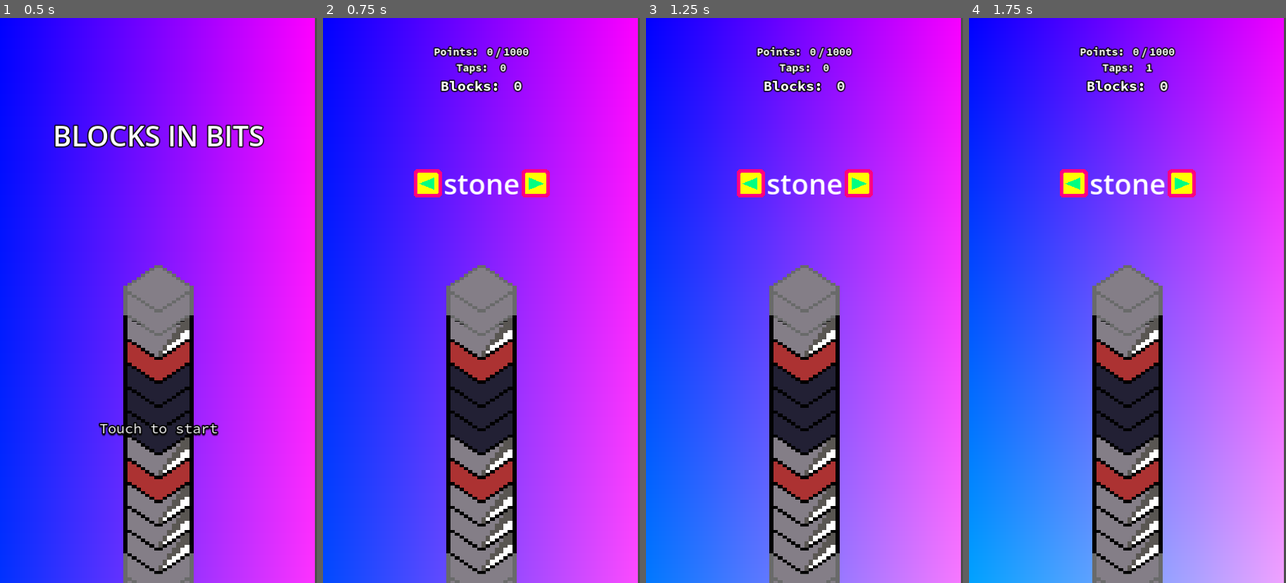
Above: before the commit, frames 1-4 (left to right).
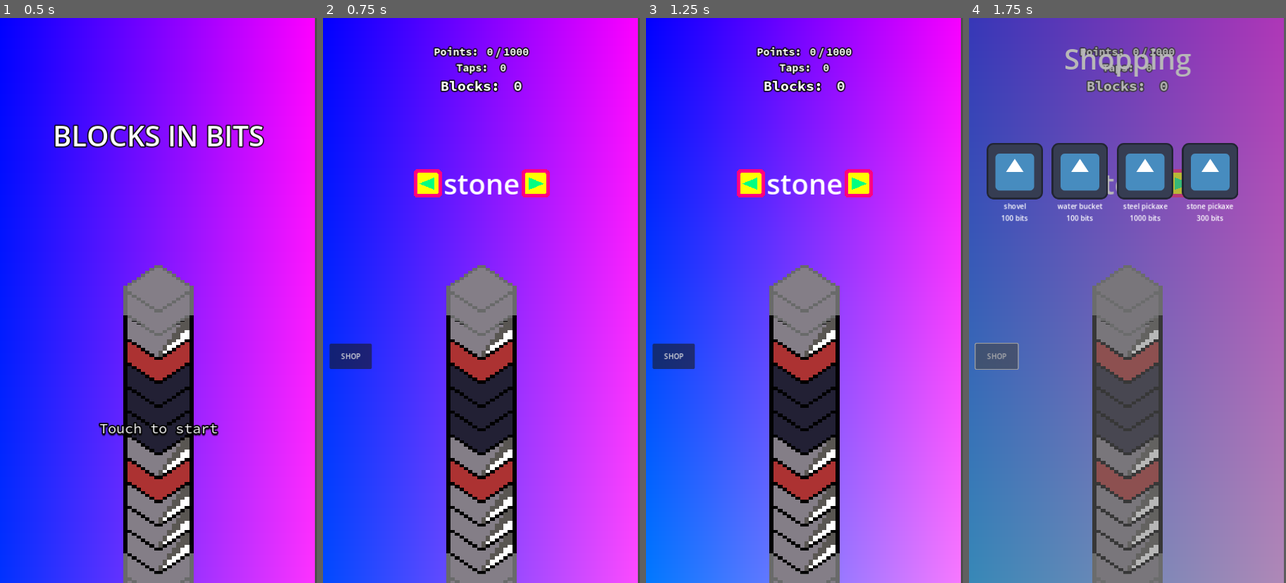
Above: after the commit, the same moments.

Repository: tfcb93/block-in-bits
Game: Godot game, scene res://Scenes/game.tscn
Two runs of this game, one before a commit and one after it. Both use one fixed random seed, a clock stepped at 60 frames per second and the inputs below. The engine's default icon, where the game draws it, is replaced by a stand-in: a white triangle on a blue panel in a dark square.
Inputs (mouse positions are in pixels of both pictures, inside the frame that each line leads up to):
- Up to frame 1 (0.5 s): no input
- Up to frame 2 (0.75 s): move the mouse to (551, 272) at 0.52 s; click (551, 272) at 0.67 s
- Up to frame 3 (1.25 s): no input
- Up to frame 4 (1.75 s): click (997, 357) at 1.25 s, where only the run after the commit has a clickable "SHOP"

Frame 1 is identical in both runs. In frame 2, 0.6% of the frame differs, in the area x 2-16%, y 57-63%; in frame 3, 0.6%; in frame 4, 93%, in the area x 0-100%, y 0-100%.

Commit message:
Starts shopping implementation

Diff:
--- a/Scenes/game.tscn
+++ b/Scenes/game.tscn
@@ -10,6 +10,7 @@
 [ext_resource type="PackedScene" uid="uid://bvdotdi1t80tg" path="res://Scenes/start_screen.tscn" id="7_lre40"]
 [ext_resource type="PackedScene" uid="uid://3ri8srhpwkac" path="res://Scenes/pickaxe_bag.tscn" id="8_upw6x"]
 [ext_resource type="PackedScene" uid="uid://csttkv7omrvrp" path="res://Scenes/game_over.tscn" id="10_2jao5"]
+[ext_resource type="PackedScene" uid="uid://y1vbj40iecwn" path="res://Scenes/shopping.tscn" id="11_io7s5"]
 
 [node name="Game" type="Node2D"]
 script = ExtResource("1_25r8w")
@@ -33,3 +34,14 @@
 [node name="Pickaxe Bag" parent="." instance=ExtResource("8_upw6x")]
 
 [node name="Game Over" parent="." instance=ExtResource("10_2jao5")]
+
+[node name="Button" type="Button" parent="."]
+offset_left = 15.0
+offset_top = 738.0
+offset_right = 111.0
+offset_bottom = 795.0
+text = "SHOP"
+
+[node name="Shopping" parent="." instance=ExtResource("11_io7s5")]
+
+[connection signal="button_down" from="Button" to="." method="_on_button_button_down"]
--- a/Scenes/shopping.tscn
+++ b/Scenes/shopping.tscn
@@ -1,83 +1,40 @@
 [gd_scene load_steps=3 format=3 uid="uid://y1vbj40iecwn"]
 
-[ext_resource type="Texture2D" uid="uid://cpc3ojrt0sux4" path="res://icon.svg" id="1_alobm"]
-[ext_resource type="LabelSettings" uid="uid://uxka7yvwdooc" path="res://Resources/Settings/center_text_label_settings.tres" id="1_hbn0n"]
+[ext_resource type="Script" path="res://Scripts/shopping.gd" id="1_feopm"]
+
+[sub_resource type="LabelSettings" id="LabelSettings_jkwm3"]
+font_size = 64
 
 [node name="Shopping" type="CanvasLayer"]
+script = ExtResource("1_feopm")
+
+[node name="Title" type="Label" parent="."]
+offset_top = 48.0
+offset_right = 721.0
+offset_bottom = 136.0
+text = "Shopping"
+label_settings = SubResource("LabelSettings_jkwm3")
+horizontal_alignment = 1
 
 [node name="bg" type="ColorRect" parent="."]
-offset_left = 2.0
-offset_top = 331.0
-offset_right = 719.0
-offset_bottom = 786.0
+anchors_preset = 15
+anchor_right = 1.0
+anchor_bottom = 1.0
+grow_horizontal = 2
+grow_vertical = 2
 color = Color(0.431373, 0.431373, 0.431373, 0.498039)
 
-[node name="Titles" type="VBoxContainer" parent="."]
-anchors_preset = 5
-anchor_left = 0.5
-anchor_right = 0.5
-offset_left = -324.5
-offset_top = 363.0
-offset_right = 324.5
-offset_bottom = 543.0
-grow_horizontal = 2
-
-[node name="Label" type="Label" parent="Titles"]
-layout_mode = 2
-text = "It's shopping time!
-"
-label_settings = ExtResource("1_hbn0n")
-horizontal_alignment = 1
-
-[node name="Label2" type="Label" parent="Titles"]
-layout_mode = 2
-text = "Choose one of those!"
-label_settings = ExtResource("1_hbn0n")
-horizontal_alignment = 1
-
-[node name="Items" type="HBoxContainer" parent="."]
-offset_left = 164.0
-offset_top = 562.5
-offset_right = 556.0
-offset_bottom = 717.5
+[node name="items" type="GridContainer" parent="."]
+anchors_preset = -1
+anchor_left = 0.056
+anchor_top = 0.221
+anchor_right = 0.962
+anchor_bottom = 1.0
+offset_left = -0.32
+offset_top = 0.119995
+offset_right = 0.359924
 grow_horizontal = 2
 grow_vertical = 2
-
-[node name="Item 1" type="VBoxContainer" parent="Items"]
-layout_mode = 2
-alignment = 1
-
-[node name="TextureButton" type="TextureButton" parent="Items/Item 1"]
-layout_mode = 2
-texture_normal = ExtResource("1_alobm")
-
-[node name="Label" type="Label" parent="Items/Item 1"]
-layout_mode = 2
-text = "Bottom Text"
-horizontal_alignment = 1
-
-[node name="Item 2" type="VBoxContainer" parent="Items"]
-layout_mode = 2
-alignment = 1
-
-[node name="TextureButton" type="TextureButton" parent="Items/Item 2"]
-layout_mode = 2
-texture_normal = ExtResource("1_alobm")
-
-[node name="Label" type="Label" parent="Items/Item 2"]
-layout_mode = 2
-text = "Bottom Text"
-horizontal_alignment = 1
-
-[node name="Item 3" type="VBoxContainer" parent="Items"]
-layout_mode = 2
-alignment = 1
-
-[node name="TextureButton" type="TextureButton" parent="Items/Item 3"]
-layout_mode = 2
-texture_normal = ExtResource("1_alobm")
-
-[node name="Label" type="Label" parent="Items/Item 3"]
-layout_mode = 2
-text = "Bottom Text"
-horizontal_alignment = 1
+theme_override_constants/h_separation = 20
+theme_override_constants/v_separation = 25
+columns = 4
--- /dev/null
+++ b/Scenes/shopping_item.tscn
@@ -0,0 +1,21 @@
+[gd_scene load_steps=3 format=3 uid="uid://bpaut6ihujxh1"]
+
+[ext_resource type="Script" path="res://Scripts/shopping_item.gd" id="1_6yhex"]
+[ext_resource type="Texture2D" uid="uid://cpc3ojrt0sux4" path="res://icon.svg" id="1_rs27i"]
+
+[node name="Item" type="VBoxContainer"]
+script = ExtResource("1_6yhex")
+
+[node name="Picture" type="TextureButton" parent="."]
+layout_mode = 2
+texture_normal = ExtResource("1_rs27i")
+
+[node name="Name" type="Label" parent="."]
+layout_mode = 2
+text = "Product"
+horizontal_alignment = 1
+
+[node name="Price" type="Label" parent="."]
+layout_mode = 2
+text = "$10000"
+horizontal_alignment = 1
--- a/Scripts/block.gd
+++ b/Scripts/block.gd
@@ -7,7 +7,7 @@
 
 func _ready() -> void:
 	block_sprite.texture = CompressedTexture2D.new();
-	block_sprite.texture = load("res://Resources/Images/" + block_type + ".png");
+	block_sprite.texture = load("res://Resources/Images/Blocks/" + block_type + ".png");
 	set_life();
 
 func set_life() -> void:
--- a/Scripts/game.gd
+++ b/Scripts/game.gd
@@ -5,6 +5,8 @@
 @onready var block_pile := $"Block Pile";
 @onready var selector := $Selector;
 @onready var game_over_screen := $"Game Over";
+@onready var shop_button := $Button;
+@onready var shopping := $Shopping;
 
 var counter_value := 0;
 
@@ -12,6 +14,8 @@
 	counters_node.visible = false;
 	game_over_screen.visible = false;
 	selector.visible = false;
+	shop_button.visible = false;
+	shopping.visible = false;
 	var screensize := get_viewport_rect().size;
 
 func _unhandled_input(event: InputEvent) -> void:
@@ -22,6 +26,7 @@
 				$"Start Screen".visible = false;
 				counters_node.visible = true;
 				selector.visible = true;
+				shop_button.visible = true;
 			else:
 				Globals.total_taps += 1;
 				block_tap_action();
@@ -35,3 +40,9 @@
 	block_pile.set_actual_block_damage(pickaxe_damage);
 	pickaxe_bag.set_actual_pickaxe_damage(block_damage);
 	Globals.actual_block_points += block_points;
+
+
+func _on_button_button_down() -> void:
+	# I have to find a way to block the touch
+	# I have to find a wait to close it as well
+	shopping.visible = true;
--- a/Scripts/globals.gd
+++ b/Scripts/globals.gd
@@ -35,6 +35,13 @@
 	"stone" = {"earth" = 1, "stone" = 1, "coal" = 1, "metal" = 1, "ruby" = 1, "emerald" = 1, "lava" = 1, "dark_matter" = 1},
 }
 
+var pickaxe_information = {
+	"shovel" = {"name" = "shovel", "image_name" = "shovel", "price" = 100, "life_at_start" = 1},
+	"water" = {"name" = "water bucket", "image_name" = "water", "price" = 100, "life_at_start" = 1},
+	"steel" = {"name" = "steel pickaxe", "image_name" = "steel", "price" = 1000, "life_at_start" = 500},
+	"stone" = {"name" = "stone pickaxe", "image_name" = "stone", "price" = 300, "life_at_start" = 100}
+}
+
 var total_player_points:int = 0;
 var actual_block_points: int = 0;
 var next_checkpoint_points: int = 1000;
--- /dev/null
+++ b/Scripts/shopping.gd
@@ -0,0 +1,14 @@
+extends CanvasLayer;
+
+@onready var items := $items;
+
+var item := preload("res://Scenes/shopping_item.tscn");
+
+
+func _ready() -> void:
+	for pickaxe in Globals.pickaxe_information:
+		print(Globals.pickaxe_information[pickaxe].name);
+		var new_item := item.instantiate();
+		items.add_child(new_item);
+		new_item.change_product_name(Globals.pickaxe_information[pickaxe].name);
+		new_item.change_product_price(Globals.pickaxe_information[pickaxe].price);
--- /dev/null
+++ b/Scripts/shopping_item.gd
@@ -0,0 +1,14 @@
+extends VBoxContainer;
+
+@onready var item_picture := $Picture;
+@onready var item_name := $Name;
+@onready var item_price := $Price;
+
+func change_product_name(new_name: String) -> void:
+	item_name.text = new_name;
+
+func change_product_price(val: int) -> void:
+	item_price.text = "%d bits" % val;
+
+func change_product_picture(path: String) -> void:
+	item_picture.texture_normal = load(path);
Renamed: Resources/Images/coal.png -> Resources/Images/Blocks/coal.png
Not shown, changed: Resources/Images/Blocks/coal.png.import
Renamed: Resources/Images/dark_matter.png -> Resources/Images/Blocks/dark_matter.png
Not shown, changed: Resources/Images/Blocks/dark_matter.png.import
Renamed: Resources/Images/earth.png -> Resources/Images/Blocks/earth.png
Not shown, changed: Resources/Images/Blocks/earth.png.import
Renamed: Resources/Images/emerald.png -> Resources/Images/Blocks/emerald.png
Not shown, changed: Resources/Images/Blocks/emerald.png.import
Renamed: Resources/Images/lava.png -> Resources/Images/Blocks/lava.png
Not shown, changed: Resources/Images/Blocks/lava.png.import
Renamed: Resources/Images/metal.png -> Resources/Images/Blocks/metal.png
Not shown, changed: Resources/Images/Blocks/metal.png.import
(and 5 more such lines)
